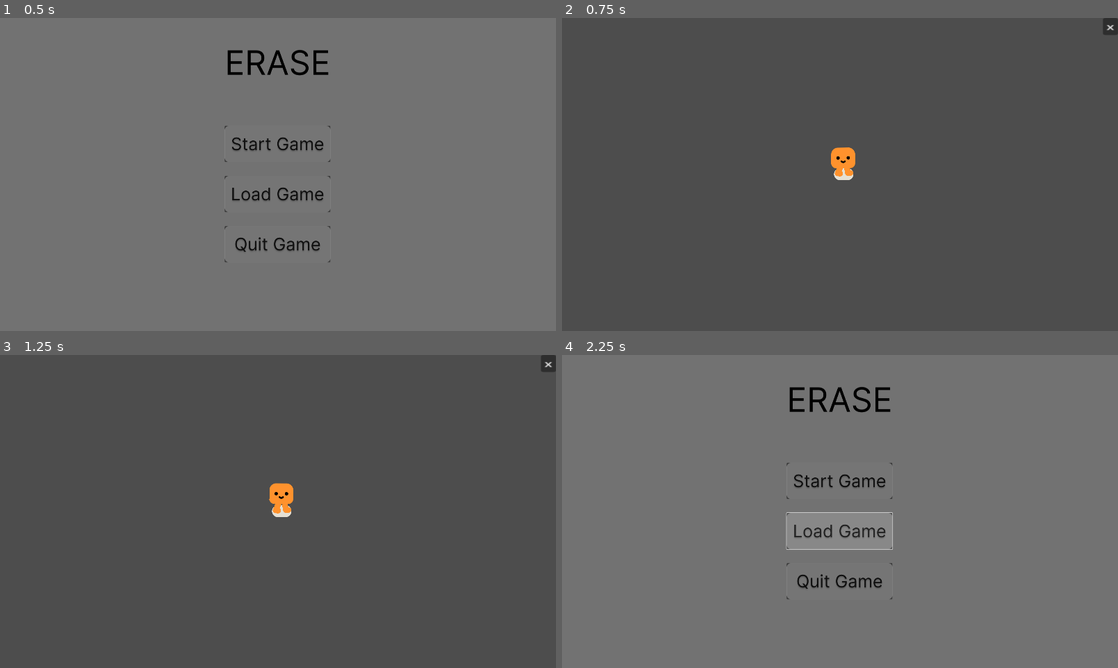
Above: before the commit, frames 1-4 (two rows, left to right).
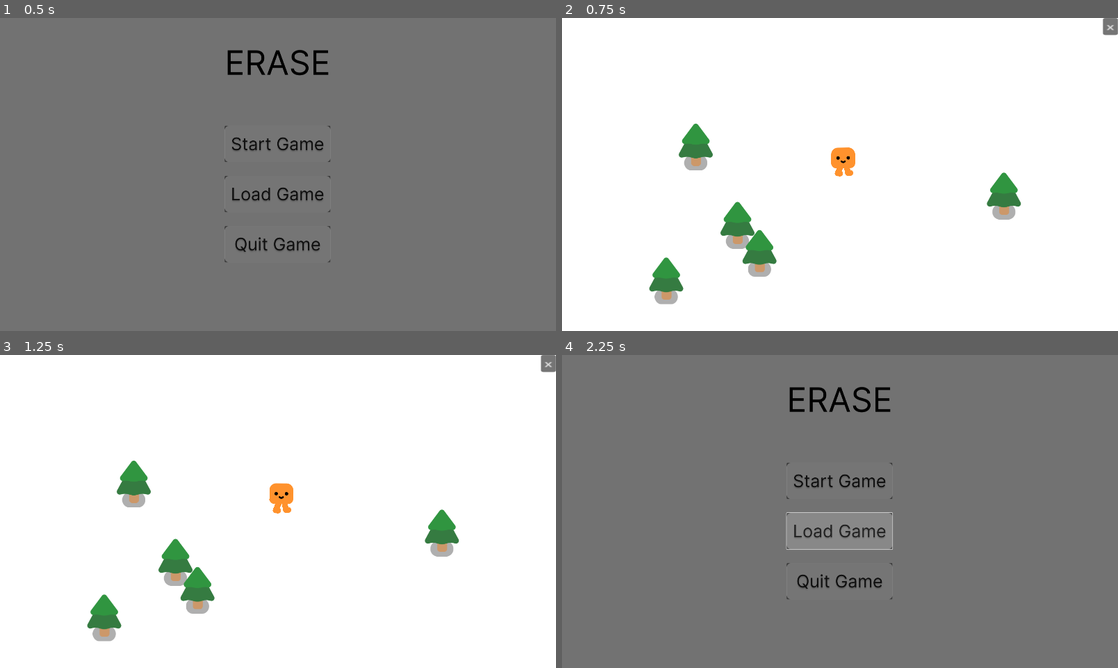
Above: after the commit, the same moments.

Repository: M1N4T0-K4N4E/Erase
Game: Godot game, scene res://TitleScreen.tscn
Two runs of this game, one before a commit and one after it. Both use one fixed random seed, a clock stepped at 60 frames per second and the inputs below.
Inputs (mouse positions are in pixels of both pictures, inside the frame that each line leads up to):
- Up to frame 1 (0.5 s): no input
- Up to frame 2 (0.75 s): click (840, 143) at 0.5 s
- Up to frame 3 (1.25 s): no input
- Up to frame 4 (2.25 s): click "x" at 1.25 s; click (840, 530) at 2 s

Frame 1 is identical in both runs. In frame 2, 100% of the frame differs, in the area x 0-100%, y 0-100%; in frame 3, 100%; in frame 4, nothing differs.

Commit message:
Tree and game screen for testing

Diff:
--- /dev/null
+++ b/2d-project-start/trees/pine_tree.tscn
@@ -0,0 +1,22 @@
+[gd_scene load_steps=4 format=3 uid="uid://pcth28bi0v6s"]
+
+[ext_resource type="Texture2D" uid="uid://b7rhtttevhxtj" path="res://characters/ground_shadow.png" id="1_bnpco"]
+[ext_resource type="Texture2D" uid="uid://caqfk2xng5v5u" path="res://trees/pine_tree.png" id="2_6jfw6"]
+
+[sub_resource type="CircleShape2D" id="CircleShape2D_1qmvl"]
+radius = 23.0868
+
+[node name="StaticBody2D" type="StaticBody2D"]
+
+[node name="GroundShadow" type="Sprite2D" parent="."]
+modulate = Color(0.687215, 0.687215, 0.687215, 1)
+position = Vector2(0, 1)
+scale = Vector2(0.952381, 1)
+texture = ExtResource("1_bnpco")
+
+[node name="CollisionShape2D" type="CollisionShape2D" parent="."]
+shape = SubResource("CircleShape2D_1qmvl")
+
+[node name="PineTree" type="Sprite2D" parent="."]
+position = Vector2(0, -65)
+texture = ExtResource("2_6jfw6")
--- a/Asset/in_game_screen.tscn
+++ b/Asset/in_game_screen.tscn
@@ -1,10 +1,16 @@
-[gd_scene load_steps=3 format=3 uid="uid://byy2iemyrstap"]
+[gd_scene load_steps=4 format=3 uid="uid://byy2iemyrstap"]
 
 [ext_resource type="PackedScene" uid="uid://d36nh4yiri5c4" path="res://characters/player.tscn" id="1_2h7vx"]
 [ext_resource type="Script" uid="uid://v7pq7sf8oylo" path="res://Script/in_game_screen.gd" id="1_3426n"]
+[ext_resource type="PackedScene" uid="uid://pcth28bi0v6s" path="res://2d-project-start/trees/pine_tree.tscn" id="3_ds6o6"]
 
 [node name="InGameScreen" type="Node2D"]
+y_sort_enabled = true
 script = ExtResource("1_3426n")
+
+[node name="ColorRect" type="ColorRect" parent="."]
+offset_right = 1920.0
+offset_bottom = 1080.0
 
 [node name="CharacterBody2D" parent="." instance=ExtResource("1_2h7vx")]
 position = Vector2(973, 539)
@@ -16,4 +22,19 @@
 scale = Vector2(3.05026, 1.89563)
 text = "x"
 
+[node name="StaticBody2D" parent="." instance=ExtResource("3_ds6o6")]
+position = Vector2(462, 499)
+
+[node name="StaticBody2D2" parent="." instance=ExtResource("3_ds6o6")]
+position = Vector2(682, 866)
+
+[node name="StaticBody2D3" parent="." instance=ExtResource("3_ds6o6")]
+position = Vector2(606, 769)
+
+[node name="StaticBody2D4" parent="." instance=ExtResource("3_ds6o6")]
+position = Vector2(360, 961)
+
+[node name="StaticBody2D5" parent="." instance=ExtResource("3_ds6o6")]
+position = Vector2(1526, 668)
+
 [connection signal="pressed" from="Button" to="." method="_on_button_pressed"]
